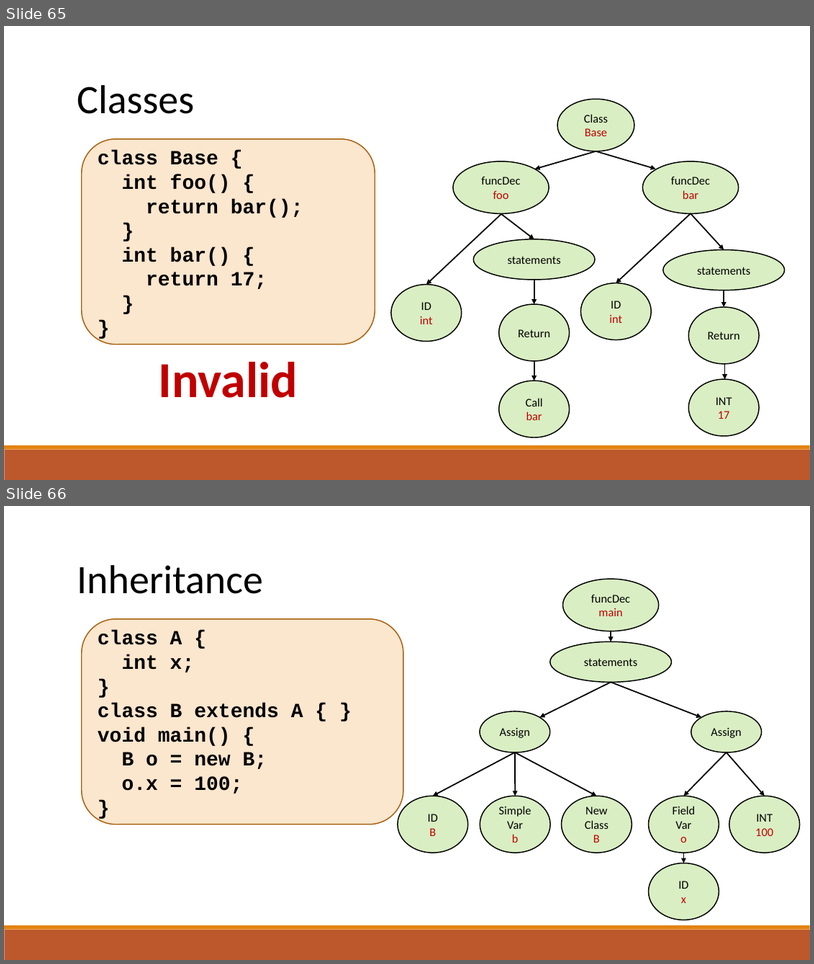
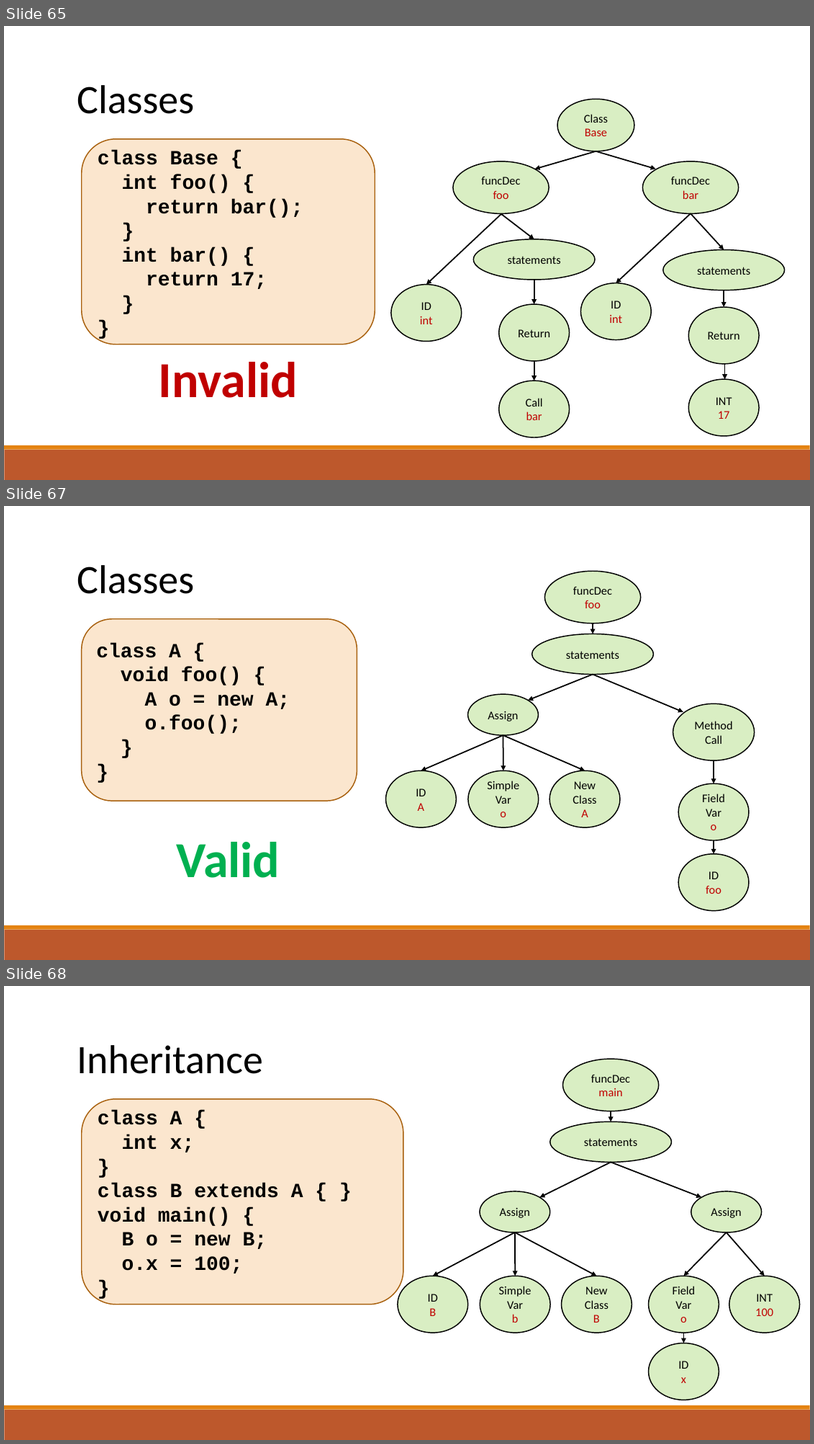
Before and after one commit to raghadzeidan/COMPILATION_TAU_FOR_STUDENTS, a slide deck: new_slides/semantic.pptx. Shown one above the other, each under a label of ours: slides 65 and 66 before the commit, slides 65, 67 and 68 after it; the slides between them are not shown. The pictures are 814x964 and 814x1444 pixels, drawn with LibreOffice and Linux fonts; fonts in the diff are those of the drawing. Boxes give left, top, right and bottom in pixels: in the first picture for what was removed or moved away, otherwise in the second. Text is boxed around its words. In the diff, an @@ line names an element or a change of style, - is before the commit and + after.

```diff
--- a/new_slides/semantic.pptx
+++ b/new_slides/semantic.pptx
@@ slide 67 added at (4, 506, 810, 960), background #FFFFFF; not listed: 2 template elements that a slide beside it also shows @@
@@ text added at (77, 565, 194, 594), 48 pt, text #000000 @@
+Classes
@@ ellipse added at (545, 571, 642, 623), fill #92D050 at 34% opacity, outline #000000 1.25 pt, 14 pt, text #000000 @@
+funcDec
+foo
@@ rounded rectangle added at (82, 619, 358, 800), fill #FBE6CE, outline #A9610D 1.25 pt, 24 pt, text #000000, bold @@
+class A {
+void foo() {
+A o = new A;
+o.foo();
+}
+}
@@ ellipse added at (532, 633, 653, 674), fill #92D050 at 34% opacity, outline #000000 1.25 pt, 14 pt, text #000000 @@
+statements
@@ arrow added from (593, 623) to (593, 633), #000000 1.5 pt @@
@@ arrow added from (593, 674) to (528, 700), #000000 1.5 pt @@
@@ arrow added from (593, 674) to (684, 712), #000000 1.5 pt @@
@@ ellipse added at (468, 694, 538, 735), fill #92D050 at 34% opacity, outline #000000 1.25 pt, 14 pt, text #000000 @@
+Assign
@@ ellipse added at (674, 704, 756, 761), fill #92D050 at 34% opacity, outline #000000 1.25 pt, 14 pt, text #000000 @@
+Method
+Call
@@ arrow added from (504, 735) to (422, 770), #000000 1.5 pt @@
@@ arrow added from (504, 735) to (585, 770), #000000 1.5 pt @@
@@ arrow added from (504, 735) to (504, 770), #000000 1.5 pt @@
@@ arrow added from (714, 760) to (714, 784), #000000 1.5 pt @@
@@ ellipse added at (386, 770, 456, 827), fill #92D050 at 34% opacity, outline #000000 1.25 pt, 14 pt, text #000000 @@
+ID
+A
@@ ellipse added at (468, 770, 539, 827), fill #92D050 at 34% opacity, outline #000000 1.25 pt, 14 pt, text #000000 @@
+Simple
+Var
+o
@@ ellipse added at (550, 770, 620, 827), fill #92D050 at 34% opacity, outline #000000 1.25 pt, 14 pt, text #000000 @@
+New
+Class
+A
@@ ellipse added at (679, 784, 749, 841), fill #92D050 at 34% opacity, outline #000000 1.25 pt, 14 pt, text #000000 @@
+Field
+Var
+o
@@ text added at (176, 842, 280, 878), 60 pt, text #00B050, bold @@
+Valid
@@ arrow added from (714, 840) to (714, 854), #000000 1.5 pt @@
@@ ellipse added at (679, 854, 749, 911), fill #92D050 at 34% opacity, outline #000000 1.25 pt, 14 pt, text #C00000 @@
+ID
+foo
@@ what was slide 66 is now slide 68 @@
```
Also in this commit, not shown: 4 slides changed, 3 other slides added, 1 slide removed, 1 other file.
